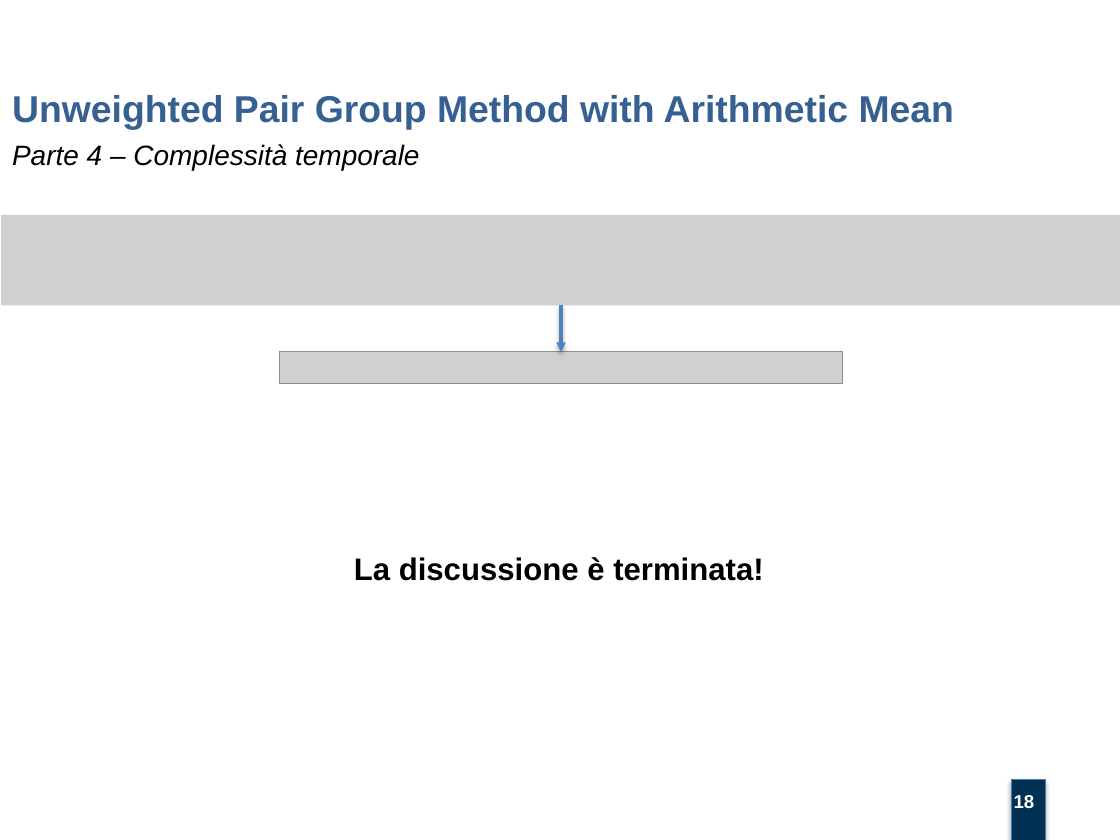
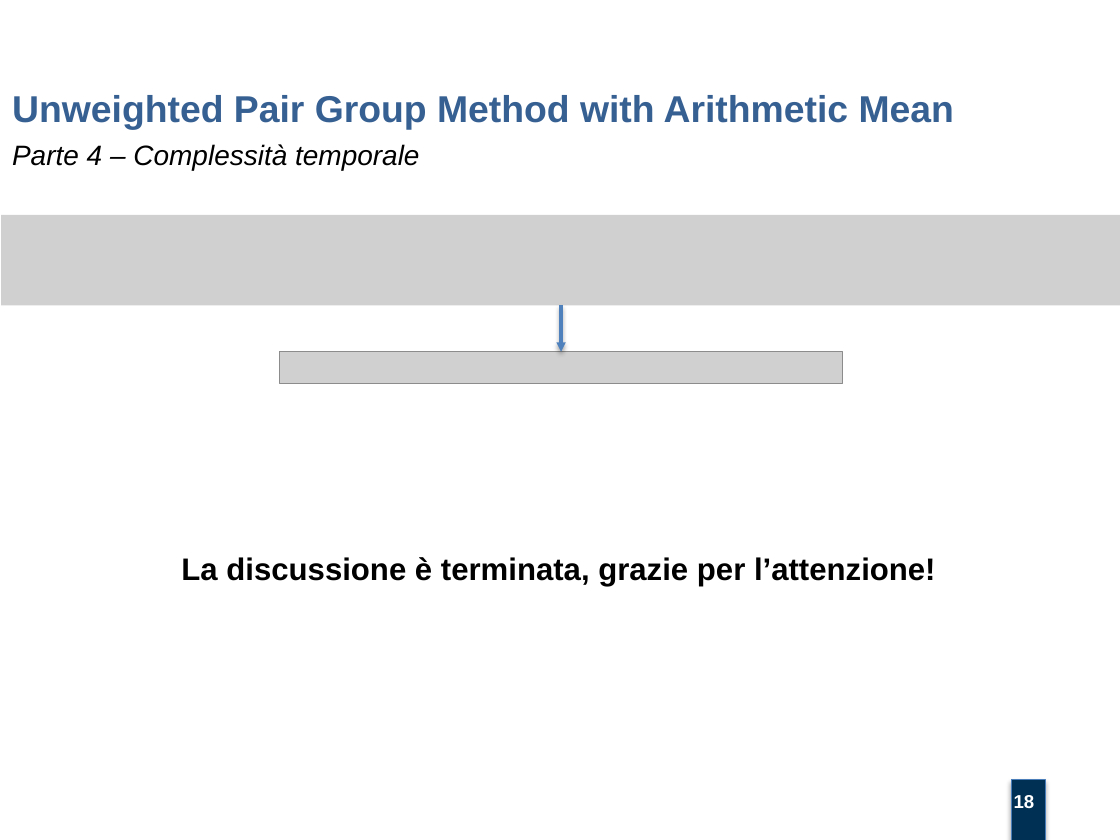
Before and after one commit to mtortoli/Thesis, a slide deck: slide 18 of Discussione Laurea/Slides v.1.0.pptx. Drawn at 1120x840 pixels with LibreOffice and Linux fonts; fonts in the diff are those of the drawing; grey boxes stand for pictures; background and template pictures are left out. Boxes give left, top, right and bottom in pixels: in the first picture for what was removed or moved away, otherwise in the second. Text is boxed around its words. In the diff, an @@ line names an element or a change of style, - is before the commit and + after.

```diff
--- a/Discussione Laurea/Slides v.1.0.pptx
+++ b/Discussione Laurea/Slides v.1.0.pptx
@@ text at bbox=[181, 557, 936, 586]: text changed @@
-La discussione è terminata!
+La discussione è terminata, grazie per l’attenzione!
```
Also in this commit, not shown: 11 other slides changed, 1 other file.
